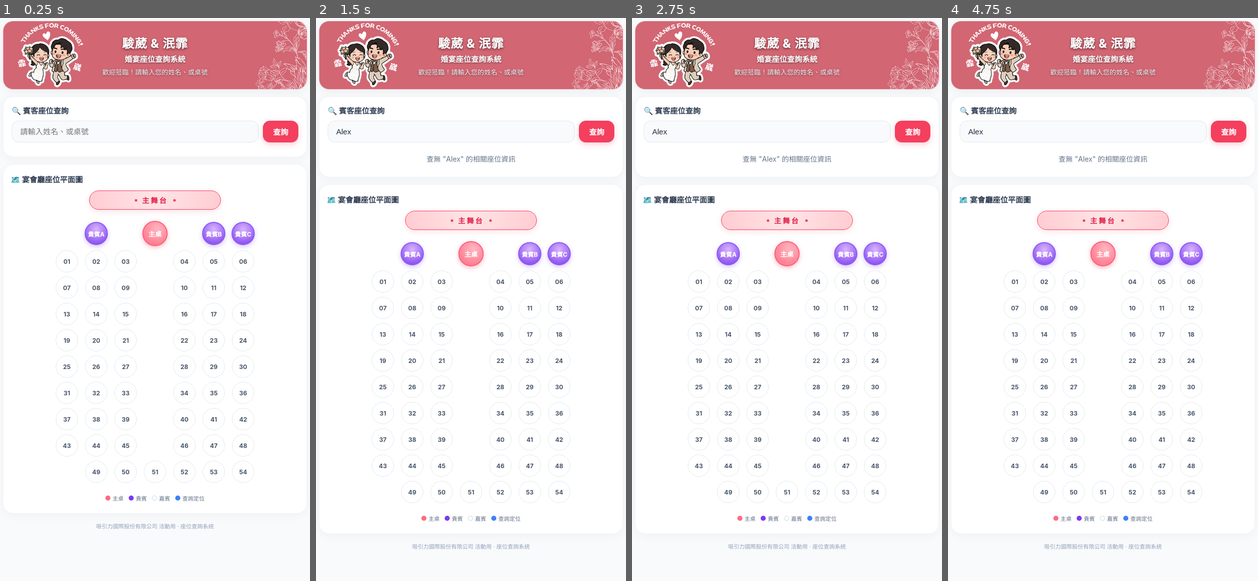
Above: before the commit, frames 1-4 (left to right).
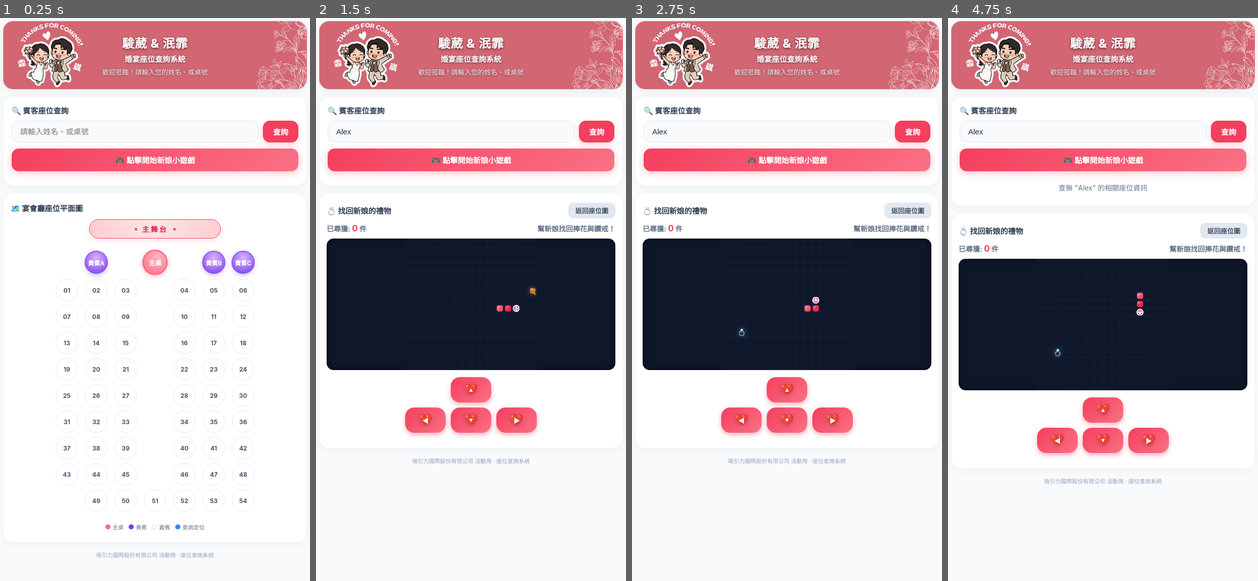
Above: after the commit, the same moments.

Repository: SoberBlues/MarryGame
Game: browser game, page index.html
Two runs of this game, one before a commit and one after it. Both use one fixed random seed, a clock stepped at 60 frames per second and the inputs below.
Inputs (mouse positions are in pixels of both pictures, inside the frame that each line leads up to; where the layout moved, square brackets give the same spot in the first picture):
- Up to frame 1 (0.25 s): no input
- Up to frame 2 (1.5 s): click (452, 130) at 0.27 s; type "Alex" at 0.27 s; click (471, 158) at 0.52 s, where only the run after the commit has a clickable "🎮 點擊開始新娘小遊戲"; click (517, 417) at 0.77 s, where only the run after the commit has a clickable "❤️ ▶"; hold Right from 1.03 s (still down); click (471, 316) [471, 338] at 1.07 s
- Up to frame 3 (2.75 s): release Right at 1.53 s; hold Down 1.58-1.85 s; click (762, 293) [725, 231] at 1.67 s; hold Left 1.9-2.47 s; click (787, 158) at 2.02 s, where only the run after the commit has a clickable "🎮 點擊開始新娘小遊戲"; click (811, 282) [849, 203] at 2.27 s; hold Up from 2.52 s (still down)
- Up to frame 4 (4.75 s): release Up at 2.82 s; click (1121, 333) [1149, 389] at 2.87 s; hold Right 2.87-3.53 s; click (1068, 338) [1025, 417] at 3.47 s; hold Up 3.58-3.82 s; hold Left 3.87-4.3 s; click (1103, 276) [1103, 181] at 4.07 s; hold Down 4.35-4.68 s; click "查詢" at 4.52 s; click (1143, 333) [1192, 310] at 4.67 s; hold Right from 4.73 s (still down)

The runs differ from the first frame. In frame 1, 11% of the frame differs, in the area x 3-97%, y 23-96%; in frame 2, 32%; in frame 3, 32%; in frame 4, 32%, in the area x 3-97%, y 23-95%.

Commit message:
Update index.html

Diff:
--- a/index.html
+++ b/index.html
@@ -14,8 +14,7 @@
   body {
     margin: 0;
     padding: 12px;
-    /* 關鍵：完美適配所有手機底部的安全距離與導覽列 */
-    padding-bottom: calc(env(safe-area-inset-bottom, 20px) + 30px);
+    padding-bottom: calc(env(safe-area-inset-bottom, 20px) + 60px);
     font-family: -apple-system, BlinkMacSystemFont, "Segoe UI", Roboto, "Helvetica Neue", Arial, "Noto Sans TC", "Microsoft JhengHei", sans-serif;
     background-color: #f8fafc;
     min-height: 100vh;
@@ -108,6 +107,29 @@
   }
   .search-box button:active {
     transform: scale(0.96);
+  }
+
+  /* 遊戲快速啟動按鈕樣式 */
+  .game-btn {
+    width: 100%;
+    margin-top: 12px;
+    padding: 12px;
+    border: none;
+    border-radius: 14px;
+    background: linear-gradient(135deg, #f43f5e 0%, #fb7185 100%);
+    color: white;
+    font-size: 15px;
+    font-weight: bold;
+    cursor: pointer;
+    box-shadow: 0 4px 15px rgba(244, 63, 94, 0.3);
+    display: flex;
+    align-items: center;
+    justify-content: center;
+    gap: 8px;
+    transition: transform 0.1s, opacity 0.2s;
+  }
+  .game-btn:active {
+    transform: scale(0.97);
   }
 
   /* 搜尋結果列表 */
@@ -300,12 +322,10 @@
     border-radius: 50%;
   }
 
-  /* 小遊戲畫面專屬樣式 (專為行動裝置高度最佳化) */
+  /* 小遊戲畫面專屬樣式 */
   #gameContainer {
     display: none;
-    touch-action: none;
-    overflow: hidden;
-    padding-bottom: 12px;
+    padding-bottom: 20px;
   }
 
   footer {
@@ -333,6 +353,10 @@
       <input type="text" id="searchInput" placeholder="請輸入姓名、或桌號" oninput="debounceSearch()" onkeypress="if(event.key==='Enter') searchGuest()" enterkeyhint="search">
       <button onclick="searchGuest()">查詢</button>
     </div>
+    <!-- 新增：點擊直接開始遊戲按鈕 -->
+    <button class="game-btn" onclick="startSnakeGame()">
+      <span>🎮 點擊開始新娘小遊戲</span>
+    </button>
     <div id="resultContainer" style="margin-top: 12px;"></div>
   </div>
 
@@ -362,47 +386,46 @@
 
   <!-- 貪吃蛇小遊戲區塊 (預設隱藏) -->
   <div class="card" id="gameContainer">
-    <div style="display: flex; justify-content: space-between; align-items: center; margin-bottom: 6px;">
-      <h3 style="margin:0; font-size: 14px; color: #334155; display: flex; align-items: center; gap: 6px;">💍 找回新娘的禮物</h3>
-      <button onclick="exitGame()" style="background: #e2e8f0; border: none; padding: 4px 10px; border-radius: 8px; font-size: 12px; font-weight: bold; color: #475569; cursor: pointer;">返回座位圖</button>
+    <div style="display: flex; justify-content: space-between; align-items: center; margin-bottom: 10px;">
+      <h3 style="margin:0; font-size: 15px; color: #334155; display: flex; align-items: center; gap: 6px;">💍 找回新娘的禮物</h3>
+      <button onclick="exitGame()" style="background: #e2e8f0; border: none; padding: 6px 14px; border-radius: 10px; font-size: 13px; font-weight: bold; color: #475569; cursor: pointer;">返回座位圖</button>
     </div>
 
-    <div style="display: flex; justify-content: space-between; align-items: center; margin-bottom: 6px; font-size: 13px; font-weight: bold; color: #64748b;">
-      <div>已尋獲: <span id="snakeScore" style="color: #f43f5e; font-size: 15px;">0</span> 件</div>
+    <div style="display: flex; justify-content: space-between; align-items: center; margin-bottom: 10px; font-size: 14px; font-weight: bold; color: #64748b;">
+      <div>已尋獲: <span id="snakeScore" style="color: #f43f5e; font-size: 17px;">0</span> 件</div>
       <div>幫新娘找回捧花與鑽戒！</div>
     </div>
 
-    <div style="position: relative; width: 100%; background: #0f172a; border-radius: 12px; overflow: hidden; box-shadow: inset 0 0 15px rgba(0,0,0,0.5);">
-      <!-- 微調畫布尺寸以適應各種手機高度 -->
-      <canvas id="snakeCanvas" style="display: block; width: 100%; height: auto; aspect-ratio: 1/1; max-width: 220px; margin: 0 auto; touch-action: none;"></canvas>
+    <div style="position: relative; width: 100%; background: #0f172a; border-radius: 14px; overflow: hidden; box-shadow: inset 0 0 15px rgba(0,0,0,0.5);">
+      <canvas id="snakeCanvas" style="display: block; width: 100%; height: auto; aspect-ratio: 1/1; max-width: 260px; margin: 0 auto; touch-action: manipulation;"></canvas>
 
       <!-- 遊戲結束蓋板 (Game Over Overlay) -->
-      <div id="gameOverOverlay" style="position: absolute; top: 0; left: 0; width: 100%; height: 100%; background: rgba(15, 23, 42, 0.85); display: none; flex-direction: column; justify-content: center; align-items: center; z-index: 10;">
-        <div style="font-size: 20px; font-weight: 800; color: #f43f5e; margin-bottom: 6px; letter-spacing: 2px;">未找齊禮物！</div>
-        <div style="font-size: 13px; color: #cbd5e1; margin-bottom: 12px;">總共尋獲: <span id="finalScore" style="color: #fff; font-weight: bold;">0</span> 件禮物</div>
-        <button onclick="restartSnakeGame()" style="background: #f43f5e; color: white; border: none; padding: 10px 24px; border-radius: 12px; font-size: 15px; font-weight: bold; cursor: pointer; box-shadow: 0 4px 12px rgba(244,63,94,0.4);">重新尋找</button>
+      <div id="gameOverOverlay" style="position: absolute; top: 0; left: 0; width: 100%; height: 100%; background: rgba(15, 23, 42, 0.9); display: none; flex-direction: column; justify-content: center; align-items: center; z-index: 10;">
+        <div style="font-size: 24px; font-weight: 800; color: #f43f5e; margin-bottom: 6px; letter-spacing: 2px;">遊戲結束</div>
+        <div style="font-size: 14px; color: #cbd5e1; margin-bottom: 16px;">總共尋獲: <span id="finalScore" style="color: #fff; font-weight: bold;">0</span> 件禮物</div>
+        <button onclick="restartSnakeGame()" style="background: linear-gradient(135deg, #f43f5e 0%, #fb7185 100%); color: white; border: none; padding: 12px 32px; border-radius: 14px; font-size: 16px; font-weight: bold; cursor: pointer; box-shadow: 0 4px 15px rgba(244,63,94,0.4);">🔄 重新開始</button>
       </div>
     </div>
 
-    <!-- 手機螢幕虛擬方向鍵 (安全距離包覆，確保不被瀏覽器擋住) -->
-    <div style="display: grid; grid-template-columns: repeat(3, 1fr); gap: 6px; max-width: 230px; margin: 8px auto 0 auto; touch-action: none;">
+    <!-- 手機螢幕虛擬方向鍵 -->
+    <div style="display: grid; grid-template-columns: repeat(3, 1fr); gap: 10px; max-width: 260px; margin: 14px auto 10px auto; touch-action: manipulation;">
       <div></div>
-      <button ontouchstart="event.preventDefault(); setSnakeDir('UP');" onclick="setSnakeDir('UP')" style="background: linear-gradient(135deg, #f43f5e 0%, #fb7185 100%); border: none; border-radius: 14px; padding: 10px; font-size: 15px; font-weight: bold; color: white; cursor: pointer; box-shadow: 0 3px 8px rgba(244,63,94,0.4); display: flex; align-items: center; justify-content: center; position: relative; touch-action: none;">
-        <span style="font-size: 18px; line-height: 1; filter: drop-shadow(0 2px 4px rgba(0,0,0,0.2));">❤️</span>
-        <span style="position: absolute; font-size: 11px; font-weight: 900; color: #fff; text-shadow: 0 1px 2px rgba(0,0,0,0.4);">▲</span>
+      <button ontouchstart="setSnakeDir('UP');" onclick="setSnakeDir('UP')" style="background: linear-gradient(135deg, #f43f5e 0%, #fb7185 100%); border: none; border-radius: 18px; padding: 14px; font-size: 16px; font-weight: bold; color: white; cursor: pointer; box-shadow: 0 4px 10px rgba(244,63,94,0.4); display: flex; align-items: center; justify-content: center; position: relative;">
+        <span style="font-size: 22px; line-height: 1; filter: drop-shadow(0 2px 4px rgba(0,0,0,0.2));">❤️</span>
+        <span style="position: absolute; font-size: 12px; font-weight: 900; color: #fff; text-shadow: 0 1px 2px rgba(0,0,0,0.4);">▲</span>
       </button>
       <div></div>
-      <button ontouchstart="event.preventDefault(); setSnakeDir('LEFT');" onclick="setSnakeDir('LEFT')" style="background: linear-gradient(135deg, #f43f5e 0%, #fb7185 100%); border: none; border-radius: 14px; padding: 10px; font-size: 15px; font-weight: bold; color: white; cursor: pointer; box-shadow: 0 3px 8px rgba(244,63,94,0.4); display: flex; align-items: center; justify-content: center; position: relative; touch-action: none;">
-        <span style="font-size: 18px; line-height: 1; filter: drop-shadow(0 2px 4px rgba(0,0,0,0.2));">❤️</span>
-        <span style="position: absolute; font-size: 11px; font-weight: 900; color: #fff; text-shadow: 0 1px 2px rgba(0,0,0,0.4);">◀</span>
+      <button ontouchstart="setSnakeDir('LEFT');" onclick="setSnakeDir('LEFT')" style="background: linear-gradient(135deg, #f43f5e 0%, #fb7185 100%); border: none; border-radius: 18px; padding: 14px; font-size: 16px; font-weight: bold; color: white; cursor: pointer; box-shadow: 0 4px 10px rgba(244,63,94,0.4); display: flex; align-items: center; justify-content: center; position: relative;">
+        <span style="font-size: 22px; line-height: 1; filter: drop-shadow(0 2px 4px rgba(0,0,0,0.2));">❤️</span>
+        <span style="position: absolute; font-size: 12px; font-weight: 900; color: #fff; text-shadow: 0 1px 2px rgba(0,0,0,0.4);">◀</span>
       </button>
-      <button ontouchstart="event.preventDefault(); setSnakeDir('DOWN');" onclick="setSnakeDir('DOWN')" style="background: linear-gradient(135deg, #f43f5e 0%, #fb7185 100%); border: none; border-radius: 14px; padding: 10px; font-size: 15px; font-weight: bold; color: white; cursor: pointer; box-shadow: 0 3px 8px rgba(244,63,94,0.4); display: flex; align-items: center; justify-content: center; position: relative; touch-action: none;">
-        <span style="font-size: 18px; line-height: 1; filter: drop-shadow(0 2px 4px rgba(0,0,0,0.2));">❤️</span>
-        <span style="position: absolute; font-size: 11px; font-weight: 900; color: #fff; text-shadow: 0 1px 2px rgba(0,0,0,0.4);">▼</span>
+      <button ontouchstart="setSnakeDir('DOWN');" onclick="setSnakeDir('DOWN')" style="background: linear-gradient(135deg, #f43f5e 0%, #fb7185 100%); border: none; border-radius: 18px; padding: 14px; font-size: 16px; font-weight: bold; color: white; cursor: pointer; box-shadow: 0 4px 10px rgba(244,63,94,0.4); display: flex; align-items: center; justify-content: center; position: relative;">
+        <span style="font-size: 22px; line-height: 1; filter: drop-shadow(0 2px 4px rgba(0,0,0,0.2));">❤️</span>
+        <span style="position: absolute; font-size: 12px; font-weight: 900; color: #fff; text-shadow: 0 1px 2px rgba(0,0,0,0.4);">▼</span>
       </button>
-      <button ontouchstart="event.preventDefault(); setSnakeDir('RIGHT');" onclick="setSnakeDir('RIGHT')" style="background: linear-gradient(135deg, #f43f5e 0%, #fb7185 100%); border: none; border-radius: 14px; padding: 10px; font-size: 15px; font-weight: bold; color: white; cursor: pointer; box-shadow: 0 3px 8px rgba(244,63,94,0.4); display: flex; align-items: center; justify-content: center; position: relative; touch-action: none;">
-        <span style="font-size: 18px; line-height: 1; filter: drop-shadow(0 2px 4px rgba(0,0,0,0.2));">❤️</span>
-        <span style="position: absolute; font-size: 11px; font-weight: 900; color: #fff; text-shadow: 0 1px 2px rgba(0,0,0,0.4);">▶</span>
+      <button ontouchstart="setSnakeDir('RIGHT');" onclick="setSnakeDir('RIGHT')" style="background: linear-gradient(135deg, #f43f5e 0%, #fb7185 100%); border: none; border-radius: 18px; padding: 14px; font-size: 16px; font-weight: bold; color: white; cursor: pointer; box-shadow: 0 4px 10px rgba(244,63,94,0.4); display: flex; align-items: center; justify-content: center; position: relative;">
+        <span style="font-size: 22px; line-height: 1; filter: drop-shadow(0 2px 4px rgba(0,0,0,0.2));">❤️</span>
+        <span style="position: absolute; font-size: 12px; font-weight: 900; color: #fff; text-shadow: 0 1px 2px rgba(0,0,0,0.4);">▶</span>
       </button>
     </div>
   </div>
@@ -450,13 +473,13 @@
   renderSeatingLayout([]);
 }
 
-/* 防抖動 (Debounce) 機制 */
+/* 防抖動 (Debounce) 機制：優化多人查詢時的效能 */
 let searchTimeout = null;
 function debounceSearch() {
   clearTimeout(searchTimeout);
   searchTimeout = setTimeout(() => {
     searchGuest();
-  }, 150);
+  }, 120);
 }
 
 function searchGuest() {
@@ -469,7 +492,6 @@
     return;
   }
 
-  // 輸入「婚禮」即可啟動小遊戲
   if (query === '婚禮') {
     startSnakeGame();
     return;
@@ -558,19 +580,13 @@
 
 window.addEventListener('DOMContentLoaded', () => {
   loadQuestData();
-
-  const gameContainer = document.getElementById('gameContainer');
-  if (gameContainer) {
-    gameContainer.addEventListener('touchmove', function(e) {
-      if (gameContainer.style.display === 'block') {
-        e.preventDefault();
-      }
-    }, { passive: false });
-  }
 });
 
-/* 貪吃蛇小遊戲邏輯與滑動支援 */
-let snakeInterval = null;
+/* 貪吃蛇小遊戲邏輯 (改用 requestAnimationFrame 確保多人工發與動畫絕對流暢不卡頓) */
+let animationFrameId = null;
+let lastUpdateTime = 0;
+const gameSpeed = 160; // 毫秒/格
+
 let snake = [];
 let food = {};
 let direction = 'RIGHT';
@@ -591,10 +607,6 @@
         touchStartY = e.touches[0].clientY;
       }
     }, {passive: true});
-
-    gameBox.addEventListener('touchmove', e => {
-      e.preventDefault();
-    }, {passive: false});
 
     gameBox.addEventListener('touchend', e => {
       if (!touchStartX || !touchStartY) return;
@@ -624,8 +636,8 @@
   document.getElementById('gameOverOverlay').style.display = 'none';
 
   const canvas = document.getElementById('snakeCanvas');
-  canvas.width = 240;
-  canvas.height = 240;
+  canvas.width = 260;
+  canvas.height = 260;
 
   snake = [
     {x: 8, y: 8},
@@ -640,8 +652,13 @@
 
   spawnFood();
 
-  if (snakeInterval) clearInterval(snakeInterval);
-  snakeInterval = setInterval(updateSnakeGame, 180);
+  if (animationFrameId) cancelAnimationFrame(animationFrameId);
+  lastUpdateTime = performance.now();
+  animationFrameId = requestAnimationFrame(gameLoop);
+
+  setTimeout(() => {
+    document.getElementById('gameContainer').scrollIntoView({ behavior: 'smooth', block: 'start' });
+  }, 100);
 }
 
 function restartSnakeGame() {
@@ -657,15 +674,18 @@
   isGameOver = false;
   document.getElementById('snakeScore').textContent = snakeScore;
   spawnFood();
-  if (snakeInterval) clearInterval(snakeInterval);
-  snakeInterval = setInterval(updateSnakeGame, 180);
+
+  if (animationFrameId) cancelAnimationFrame(animationFrameId);
+  lastUpdateTime = performance.now();
+  animationFrameId = requestAnimationFrame(gameLoop);
 }
 
 function exitGame() {
-  if (snakeInterval) clearInterval(snakeInterval);
+  if (animationFrameId) cancelAnimationFrame(animationFrameId);
   document.getElementById('gameContainer').style.display = 'none';
   document.getElementById('seatingCard').style.display = 'block';
   document.getElementById('searchInput').value = '';
+  window.scrollTo({ top: 0, behavior: 'smooth' });
 }
 
 function setSnakeDir(dir) {
@@ -703,9 +723,21 @@
   }
 }
 
+/* 高效能遊戲主迴圈 (基於 requestAnimationFrame 與時間差控制) */
+function gameLoop(timestamp) {
+  if (isGameOver) return;
+
+  if (timestamp - lastUpdateTime >= gameSpeed) {
+    lastUpdateTime = timestamp;
+    updateSnakeGame();
+  }
+
+  if (!isGameOver) {
+    animationFrameId = requestAnimationFrame(gameLoop);
+  }
+}
+
 function updateSnakeGame() {
-  if (isGameOver) return;
-
   direction = nextDirection;
   let head = {x: snake[0].x, y: snake[0].y};
 
@@ -716,7 +748,7 @@
 
   if (head.x < 0 || head.x >= gridSize || head.y < 0 || head.y >= gridSize || snake.some(s => s.x === head.x && s.y === head.y)) {
     isGameOver = true;
-    clearInterval(snakeInterval);
+    cancelAnimationFrame(animationFrameId);
     document.getElementById('finalScore').textContent = snakeScore;
     document.getElementById('gameOverOverlay').style.display = 'flex';
     return;
